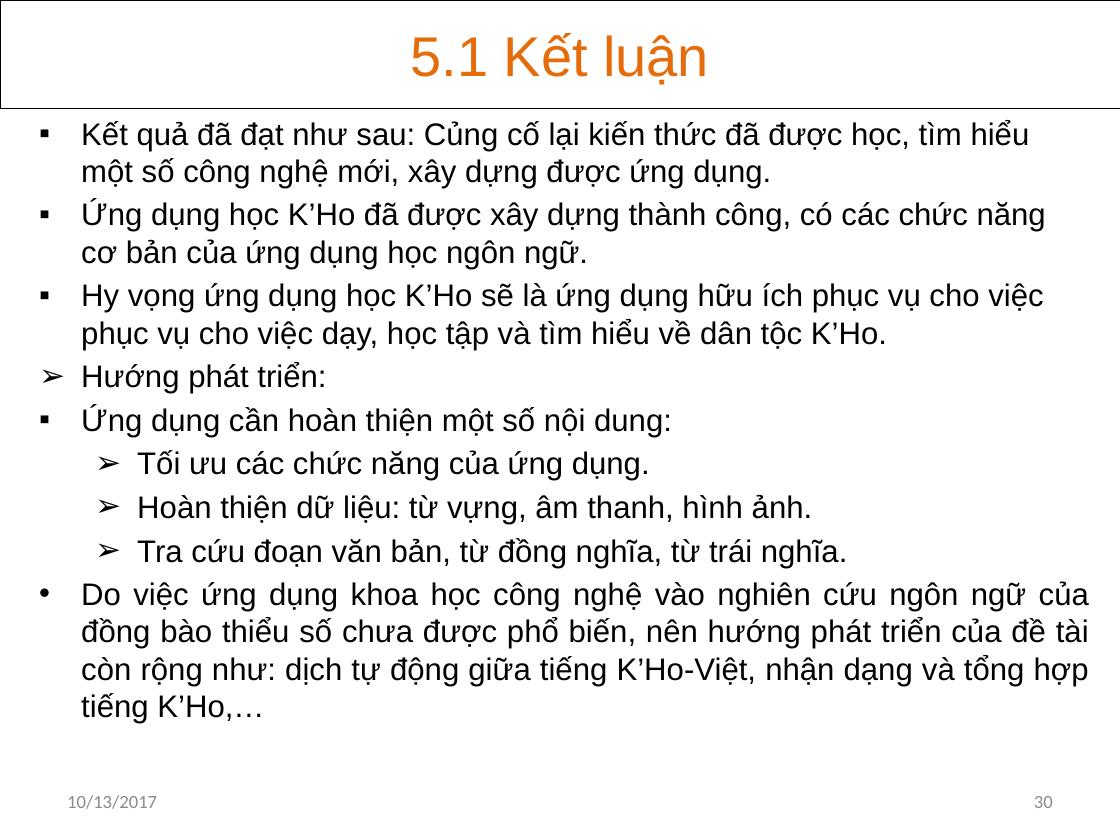
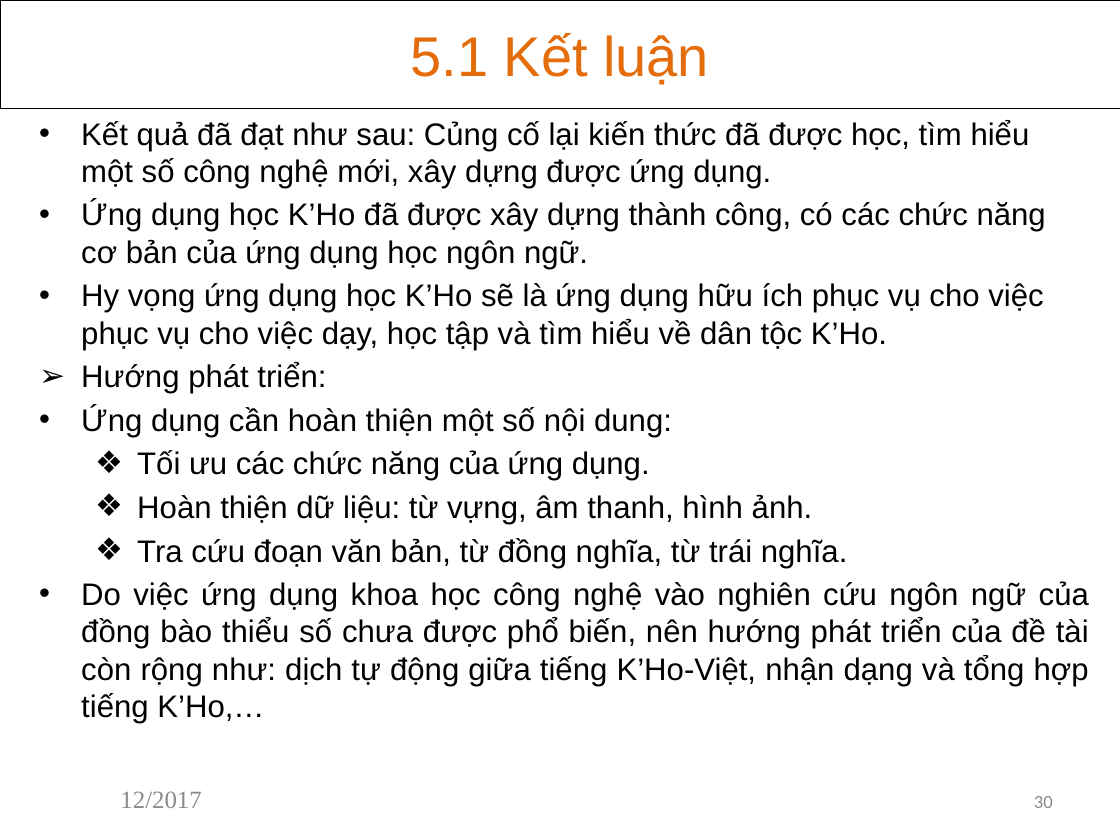
Before and after one commit to khanhvinhit/Do-An, a slide deck: slide 30 of THESIS/DACN_UD_Hoc_KHo_CTK37_BaoCao_D3.pptx. Drawn at 1120x840 pixels with LibreOffice and Linux fonts; fonts in the diff are those of the drawing. Boxes give left, top, right and bottom in pixels: in the first picture for what was removed or moved away, otherwise in the second. Text is boxed around its words. In the diff, an @@ line names an element or a change of style, - is before the commit and + after.

```diff
--- a/THESIS/DACN_UD_Hoc_KHo_CTK37_BaoCao_D3.pptx
+++ b/THESIS/DACN_UD_Hoc_KHo_CTK37_BaoCao_D3.pptx
@@ subtitle at box(81, 120, 1046, 568): bullet ▪ to •; bullet ➢ to ❖ @@
@@ text at box(120, 791, 201, 808): text changed; size 12 to 16 pt; font Calibri to Times New Roman @@
-10/13/2017
+12/2017
```
Also in this commit, not shown: 28 other slides changed.
